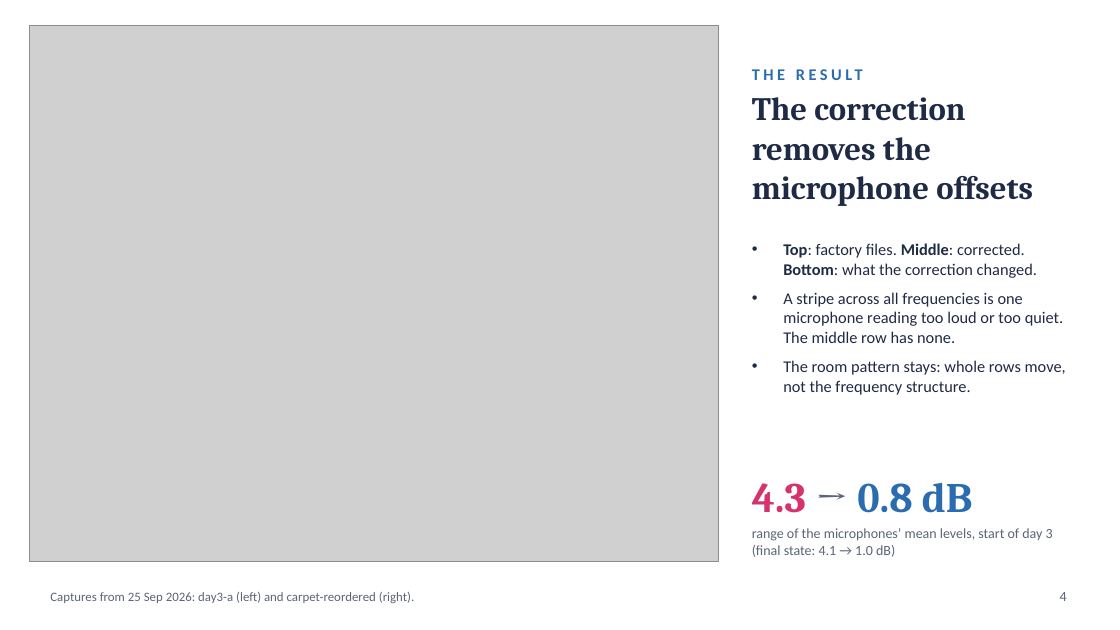
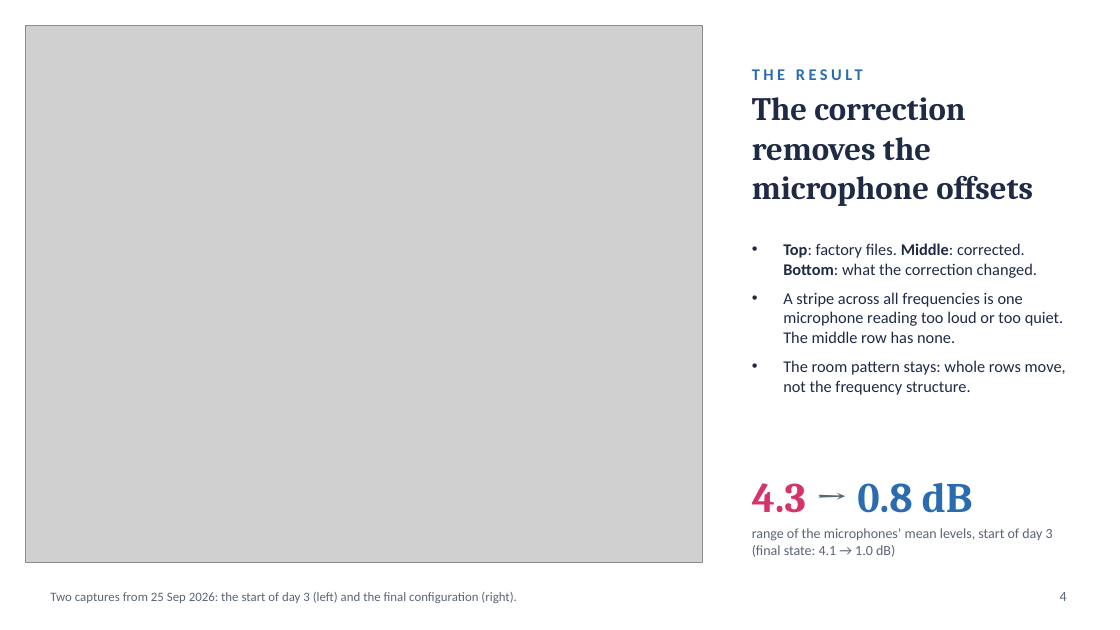
Before and after one commit to asdfgh0318/SoundVisualizer, a slide deck: slide 4 of docs/analysis/chamber-final-2026-10-01/slides/chamber-slides.pptx. Drawn at 1120x630 pixels with LibreOffice and Linux fonts; fonts in the diff are those of the drawing; grey boxes stand for pictures. Boxes give left, top, right and bottom in pixels: in the first picture for what was removed or moved away, otherwise in the second. Text is boxed around its words. In the diff, an @@ line names an element or a change of style, - is before the commit and + after.

```diff
--- a/docs/analysis/chamber-final-2026-10-01/slides/chamber-slides.pptx
+++ b/docs/analysis/chamber-final-2026-10-01/slides/chamber-slides.pptx
@@ picture: place and size @@
-picture at box(29, 25, 718, 561)
+picture at box(25, 25, 702, 563)
@@ text at box(50, 592, 516, 603): text changed @@
-Captures from 25 Sep 2026: day3-a (left) and carpet-reordered (right).
+Two captures from 25 Sep 2026: the start of day 3 (left) and the final configuration (right).
```
Also in this commit, not shown: 5 other slides changed, 1 slide removed, 9 other files.
